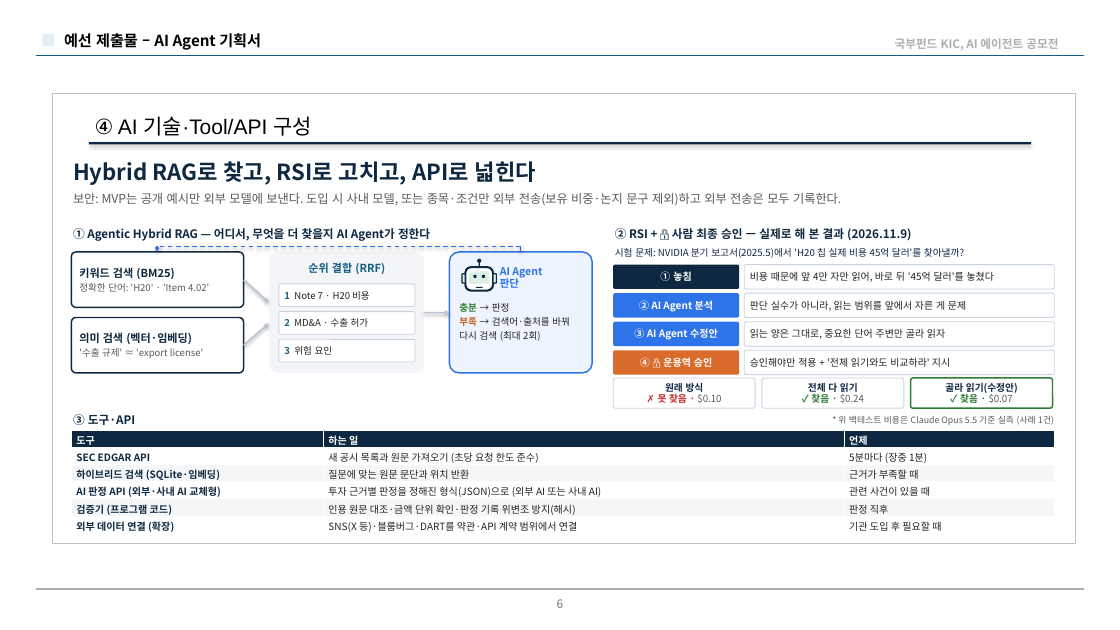
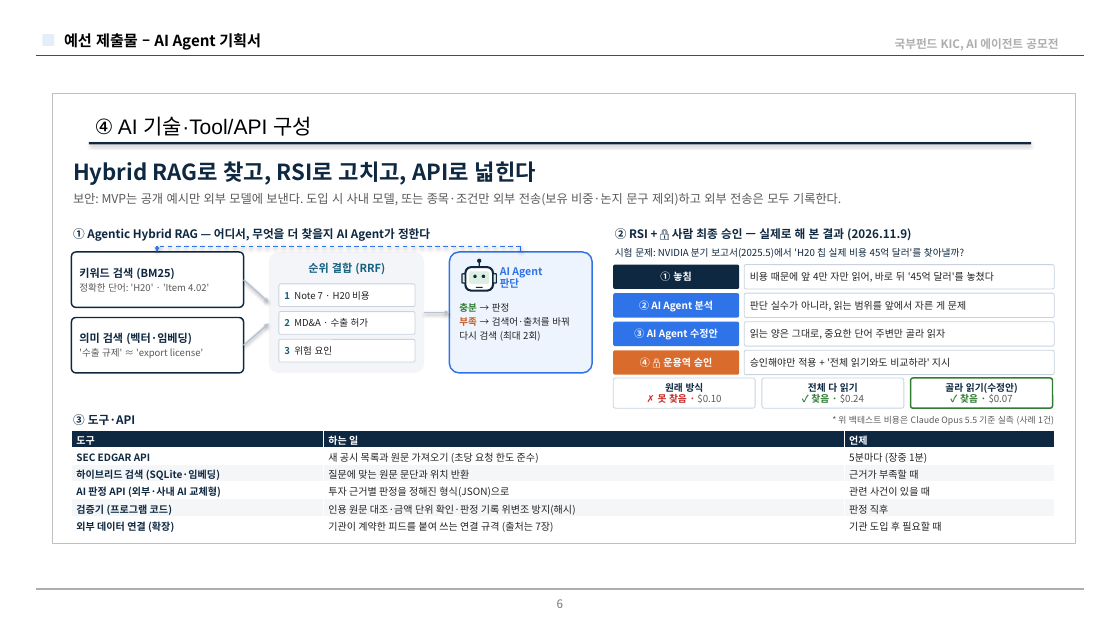
Before and after one commit to moon3853/thesis-fit, a slide deck: slide 6 of deck/KIC_최종기획서_ThesisFit.pptx. Drawn at 1120x630 pixels with LibreOffice and Linux fonts; fonts in the diff are those of the drawing; background and template pictures are left out. Boxes give left, top, right and bottom in pixels: in the first picture for what was removed or moved away, otherwise in the second. Text is boxed around its words. In the diff, an @@ line names an element or a change of style, - is before the commit and + after.

```diff
--- a/deck/KIC_최종기획서_ThesisFit.pptx
+++ b/deck/KIC_최종기획서_ThesisFit.pptx
@@ table at (x1=71, y1=430, x2=1054, y2=536) @@
-row 4, column 2: 투자 근거별 판정을 정해진 형식(JSON)으로 (외부 AI 또는 사내 AI)
+row 4, column 2: 투자 근거별 판정을 정해진 형식(JSON)으로
-row 6, column 2: SNS(X 등)·블룸버그·DART를 약관·API 계약 범위에서 연결
+row 6, column 2: 기관이 계약한 피드를 붙여 쓰는 연결 규격 (출처는 7장)
```
Also in this commit, not shown: 6 other slides changed, 4 other files.
